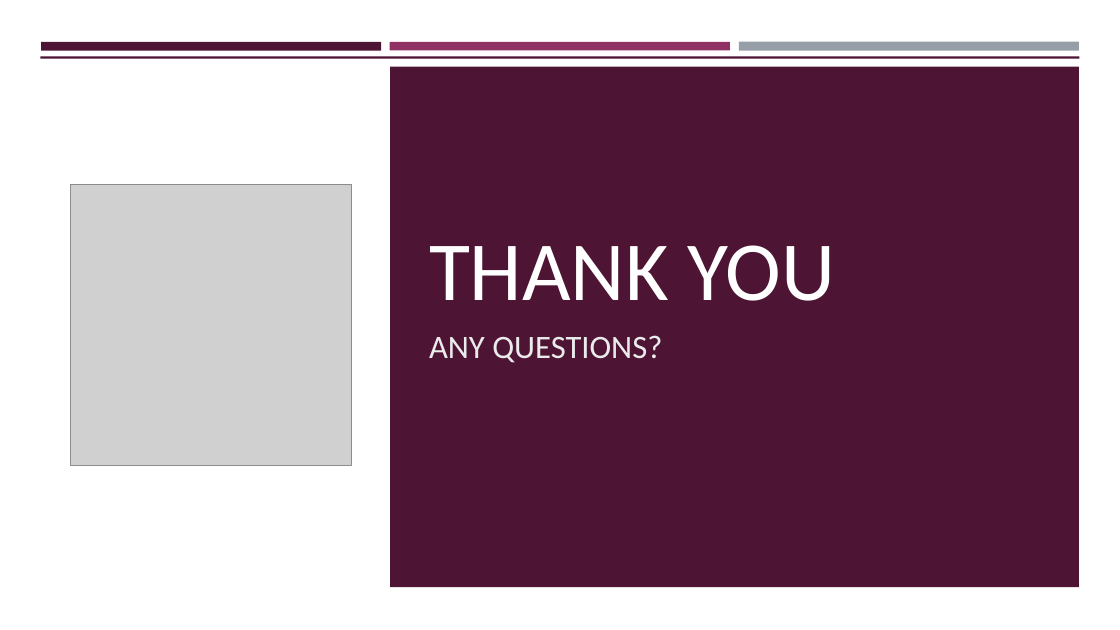
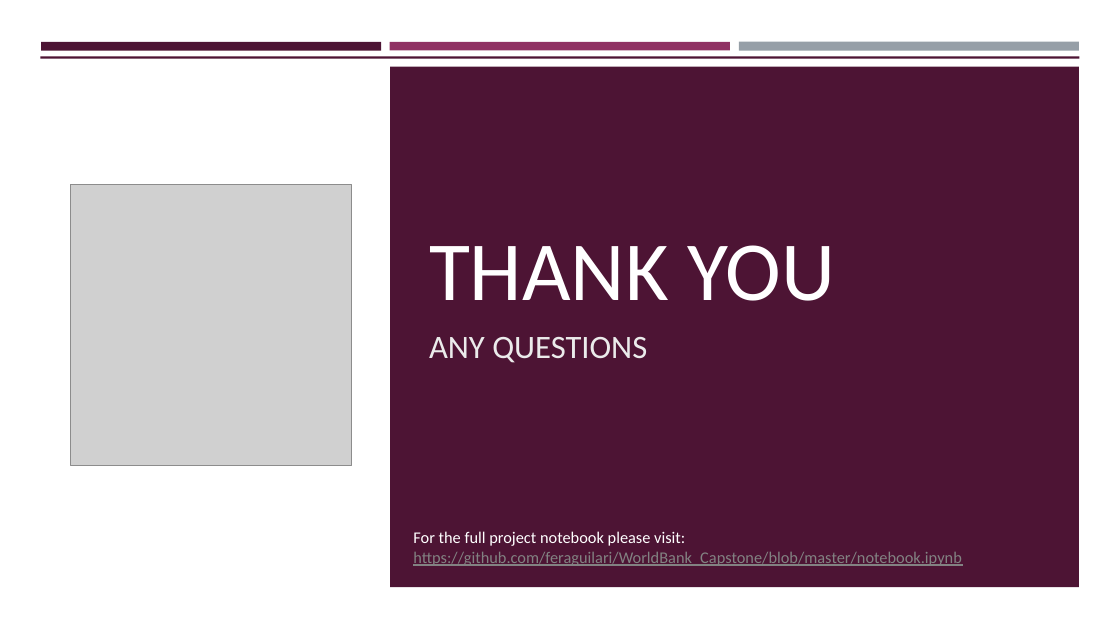
Before and after one commit to feraguilari/WorldBank_Capstone, a slide deck: slide 11 of presentation.pptx (slide 10 before the commit). Drawn at 1120x630 pixels with LibreOffice and Linux fonts; fonts in the diff are those of the drawing; grey boxes stand for pictures. Boxes give left, top, right and bottom in pixels: in the first picture for what was removed or moved away, otherwise in the second. Text is boxed around its words. In the diff, an @@ line names an element or a change of style, - is before the commit and + after.

```diff
--- a/presentation.pptx
+++ b/presentation.pptx
@@ text at <box>429,337,647,363</box>: text changed @@
-ANY QUESTIONS?
+ANY QUESTIONS
@@ text added at <box>413,531,961,566</box>, 14 pt, text #828282, underline @@
+For the full project notebook please visit: https://github.com/feraguilari/WorldBank_Capstone/blob/master/notebook.ipynb
```
Also in this commit, not shown: 3 other slides changed, 1 slide added, 2 other files.
